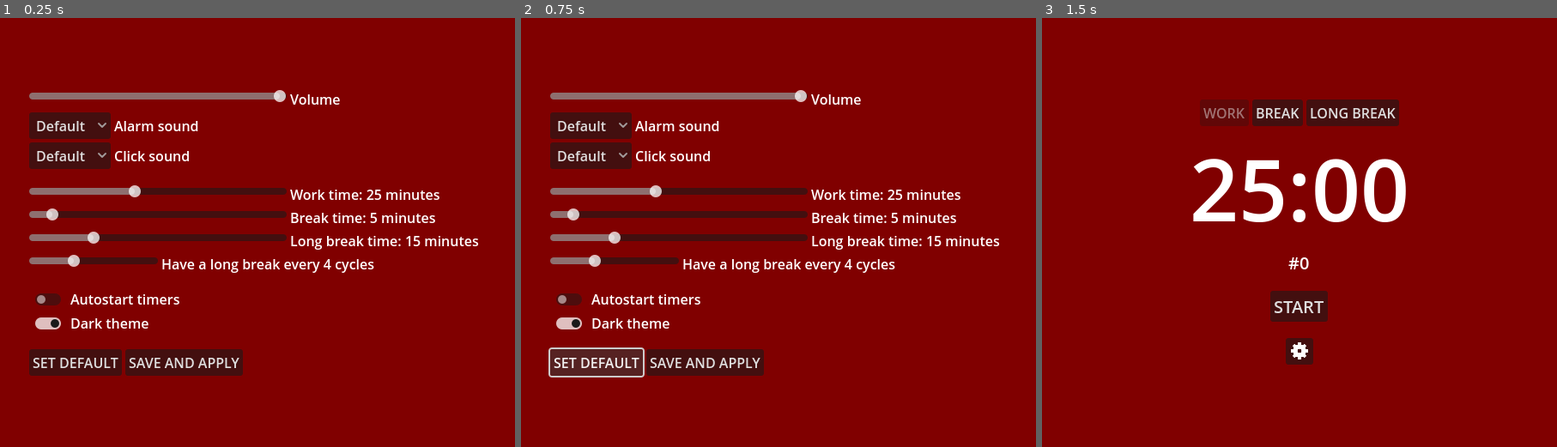
Above: before the commit, frames 1-3 (left to right).
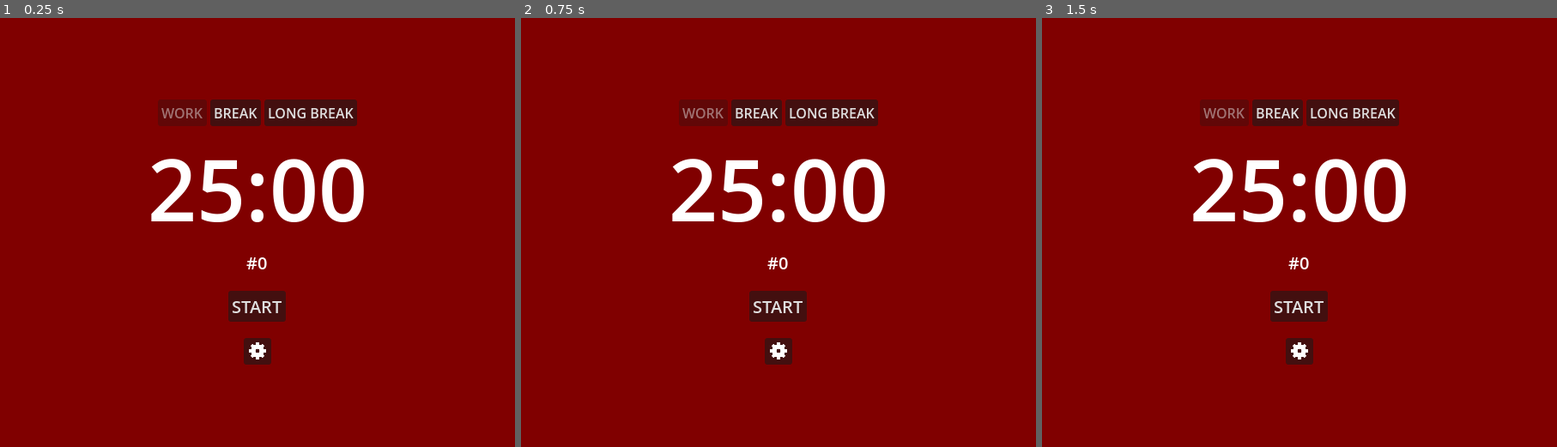
Above: after the commit, the same moments.

Repository: 8box-gd/Pomgodoro
Game: Godot game, scene res://root.tscn
Two runs of this game, one before a commit and one after it. Both use one fixed random seed, a clock stepped at 60 frames per second and the inputs below.
Inputs (mouse positions are in pixels of both pictures, inside the frame that each line leads up to):
- Up to frame 1 (0.25 s): no input
- Up to frame 2 (0.75 s): click (598, 361) at 0.5 s, where only the run before the commit has a clickable "SET DEFAULT"
- Up to frame 3 (1.5 s): click (1227, 361) at 1.25 s, where only the run before the commit has a clickable "SAVE AND APPLY"

The runs differ from the first frame. In frame 1, 16% of the frame differs, in the area x 5-93%, y 16-84%; in frame 2, 16%; in frame 3, nothing differs.

Commit message:
fuck it
i need to get this out the door before the next game jam. I was not able to get scons to work. Size optimization has been shelved. fuck it its basically finished anyway

Diff:
--- a/root.gd
+++ b/root.gd
@@ -41,10 +41,10 @@
 var dark_theme_colors = [Color.WEB_MAROON, Color.DARK_SLATE_GRAY, Color.MIDNIGHT_BLUE]
 var current_theme = dark_theme_colors
 
-@export var work_timer_mins = 5/60
-@export var break_timer_mins = 1/60
-@export var long_break_timer_mins = 3/60
-@export var cycles_to_long_break: int = 4
+var work_timer_mins: int = 25
+var break_timer_mins: int = 5
+var long_break_timer_mins: int = 15
+var cycles_to_long_break: int = 4
 
 func _ready():
 	load_in_save()
@@ -251,8 +251,9 @@
 	work_timer.wait_time = work_timer_mins * 60
 	break_timer.wait_time = break_timer_mins * 60
 	long_break_timer.wait_time = long_break_timer_mins * 60
-	#current_cycle = 0
-	#cycle_label.text = "#0"
+	if current_cycle > 0:
+		current_cycle -= 1
+		cycle_label.text = "#"+str(current_cycle)
 	background_rect.color = current_theme[0]
 
 func _on_save_button_pressed():
@@ -280,6 +281,8 @@
 			new_sound = "res://Clicks/DefaultClick.mp3"
 		1:
 			new_sound = "res://Clicks/yuh.wav"
+		2:
+			pass
 	click_sound.stream = load(new_sound)
 
 func change_alarm(sound):
@@ -289,6 +292,8 @@
 			new_sound = "res://Alarms/DefaultAlarm.wav"
 		1:
 			new_sound = "res://Alarms/owowowow.wav"
+		2:
+			pass
 	alarm_sound.stream = load(new_sound)
 
 func _on_click_options_item_selected(index):
--- a/root.tscn
+++ b/root.tscn
@@ -22,7 +22,6 @@
 
 [node name="TimerContainer" type="VBoxContainer" parent="CanvasLayer"]
 unique_name_in_owner = true
-visible = false
 anchors_preset = 15
 anchor_right = 1.0
 anchor_bottom = 1.0
@@ -110,6 +109,7 @@
 
 [node name="SettingsContainer" type="VBoxContainer" parent="CanvasLayer"]
 unique_name_in_owner = true
+visible = false
 anchors_preset = 13
 anchor_left = 0.5
 anchor_right = 0.5
Not shown, changed: Alarms/DefaultAlarm.wav.import
Not shown, changed: Alarms/owowowow.wav.import
Not shown, changed: Clicks/yuh.wav.import
Not shown, changed: SettingsIcon.png.import
Not shown, changed: pomgodoro_icon.png.import
